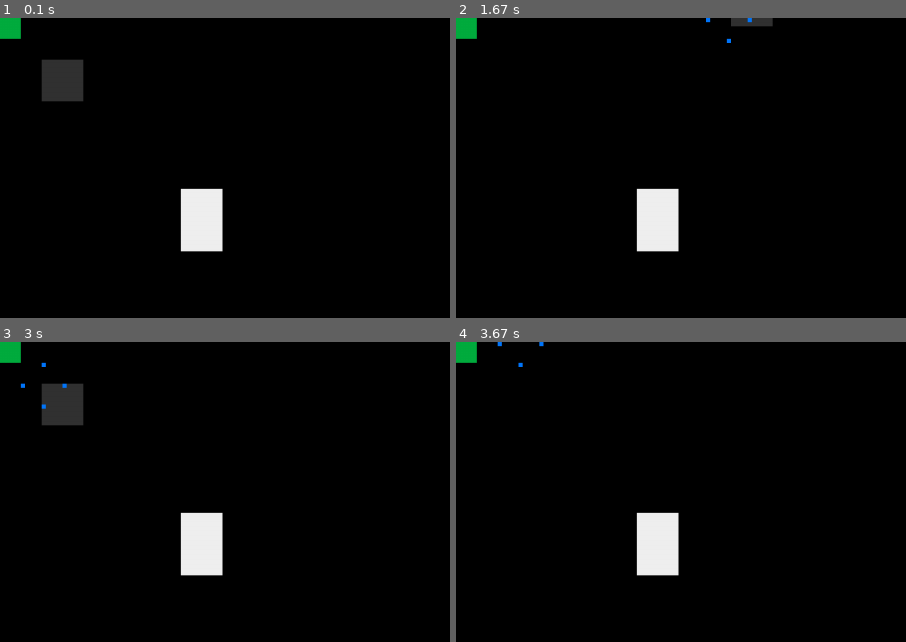
Above: before the commit, frames 1-4 (two rows, left to right).
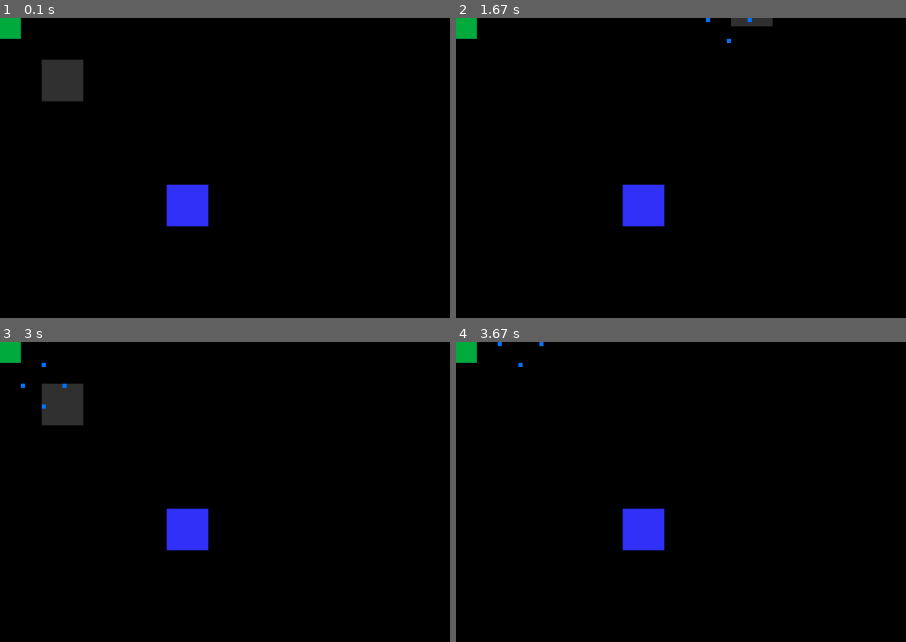
Above: after the commit, the same moments.

Repository: finnstamer/pygameInformatik
Game: pygame game, started from game.py
Same seed, same stepped clock (60 frames per second), same inputs: the game is played once before the commit and once after it.
Inputs:
- Up to frame 1 (0.1 s): no input
- Up to frame 2 (1.67 s): hold Right 0.33-0.8 s; hold Up 0.83-1.13 s; tap Space at 0.9, 1.23, 1.53 s; hold Right 1.17-1.63 s
- Up to frame 3 (3 s): hold Left 1.67-2.2 s; tap Space at 1.73, 2.03, 2.3, 2.63, 2.93 s; hold Down 2.23-2.53 s; hold Left 2.57-2.97 s
- Up to frame 4 (3.67 s): hold Up 3-3.37 s; tap Space at 3.07, 3.47 s; hold Right from 3.4 s (still down)
The pictures show only the part of the screen within x 0-50%, y 0-50%; the shares and areas given below are measured in that part.

The runs differ from the first frame. In frame 1, 2.6% of the frame differs, in the area x 36-50%, y 55-78%; in frame 2, 2.6%; in frame 3, 2.6%; in frame 4, 2.6%.

Commit message:
Fixed EventDisconnect & Teleporter

Diff:
--- a/base/core/Event/Events.py
+++ b/base/core/Event/Events.py
@@ -29,12 +29,12 @@
                 subscribed = Events.subscribers[e]
                 Events.subscribers[e] = list(filter(lambda x: x != obj, subscribed))
 
-    # Unsubscribes object from all events
+    # Unsubscribes object from all its events
     @staticmethod
     def disconnect(obj: object):
         for e in Events.subscribers:
             subscribed = Events.subscribers[e]
-            Events.subscribers[e] = filter(lambda x: x != obj, subscribed)
+            Events.subscribers[e] = list(filter(lambda x: x != obj, subscribed))
 
     @staticmethod
     def acceptRequest(req: str, func: Callable):
--- a/levels.py
+++ b/levels.py
@@ -5,6 +5,8 @@
 from pygame import Vector2
 from base.core.Level.Level import Level
 from base.object.Factory.Factory import Factory
+from base.object.GameObject import GameObject
+from objects.Teleporter import Teleporter
 from objects.collectables.Ektoplasma import Ektoplasma
 from objects.player.Player import Player
 from objects.wall import Wall
@@ -13,10 +15,17 @@
 #     wallGroup1.add(Wall().updatePos(pygame.Vector2(randrange(51, screenRes[0]), randrange(51, screenRes[1]))))
 # wall12= Wall().updatePos(pygame.Vector2(400, 200))
 
+player = Player()
+teleporter_platform = GameObject(Vector2(200, 200), 50, 50, (50, 50, 250))
+
+Teleporter(teleporter_platform, player, Vector2(50, 50)).start()
+
 level1 = Level(1,
-    Player(),
-    Wall(Vector2(217, 205), 50, 75),
-    Ektoplasma().updatePos(Vector2(0, 0)).setAlias("ekto1")
+    player,
+    # Wall(Vector2(217, 205), 50, 75),
+    Ektoplasma().updatePos(Vector2(0, 0)).setAlias("ekto1"),
+    teleporter_platform,
+
 )
 
 levels = [level1]
--- a/objects/Teleporter.py
+++ b/objects/Teleporter.py
@@ -10,11 +10,19 @@
         self.obj = obj
         self.dest = dest
         self.collision = ""
-        Events.subscribe(self, "game.start")
+
+    def stop(self):
+        Events.disconnect(self)
+        return self
+
+    def start(self):
+        Events.subscribe(self, "game.start", self.collision)
+        return self
 
     def receiveEvent(self, event: Event):
         if event.name == "game.start":
             self.collision = CollisionWatcher.watch(self.teleporter, self.obj)
+            Events.subscribe(self, self.collision)
 
         if event.name == self.collision:
             self.obj.updatePos(self.dest)
